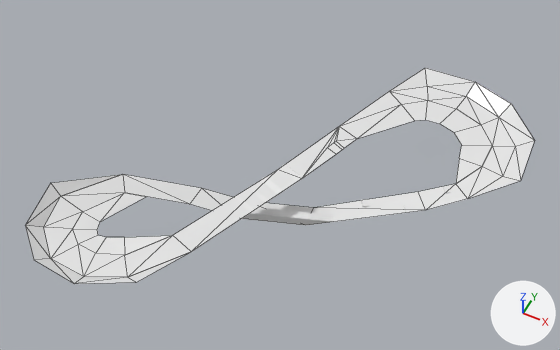
What one commit did to the Blender file Resource/Game/Stage/MugenStage.blend.
Camera for both pictures: a 50 mm lens placed at (60.4, -87.3, 133.6), pointed at (6.8, 19.8, -0.3). Lighting does not change. The marker at lower right points along +X, +Y and +Z. Mesh edges are drawn as thin lines on the coarser meshes.

In view in the first picture: 'grass1', 'grass2', 'slope', 'stage'.
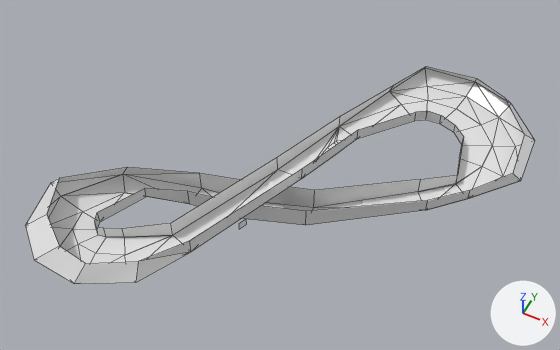
Diff of the bpy script that builds the scene:
```diff
--- a/Resource/Game/Stage/MugenStage.blend.py
+++ b/Resource/Game/Stage/MugenStage.blend.py
@@ me_平面_002 @@
+me_平面_002.from_pydata(...)  # 88 vertices, 43 faces; spans x -9.5..6.0, y -39.2..73.1, z -31.9..36.2
+me_平面_002.materials.append(mat_none)  # its picture is missing
@@ ob_invisiblewall @@
+ob_invisiblewall = bpy.data.objects.new('invisibleWall', me_平面_002)
+ob_invisiblewall.location = (6.5, 2.5, 0.9)
+ob_invisiblewall.rotation_euler = (0.0, -1.573, -0.391)  # degrees (0, -90, -22)
```

Boxes [x1, y1, x2, y2] around the edits, measured in the pictures (560 x 350 px):
'invisibleWall', added: after [25, 66, 534, 284]
'slope', unchanged, covered by the edit: before [234, 112, 453, 225]; after [234, 112, 453, 221]
